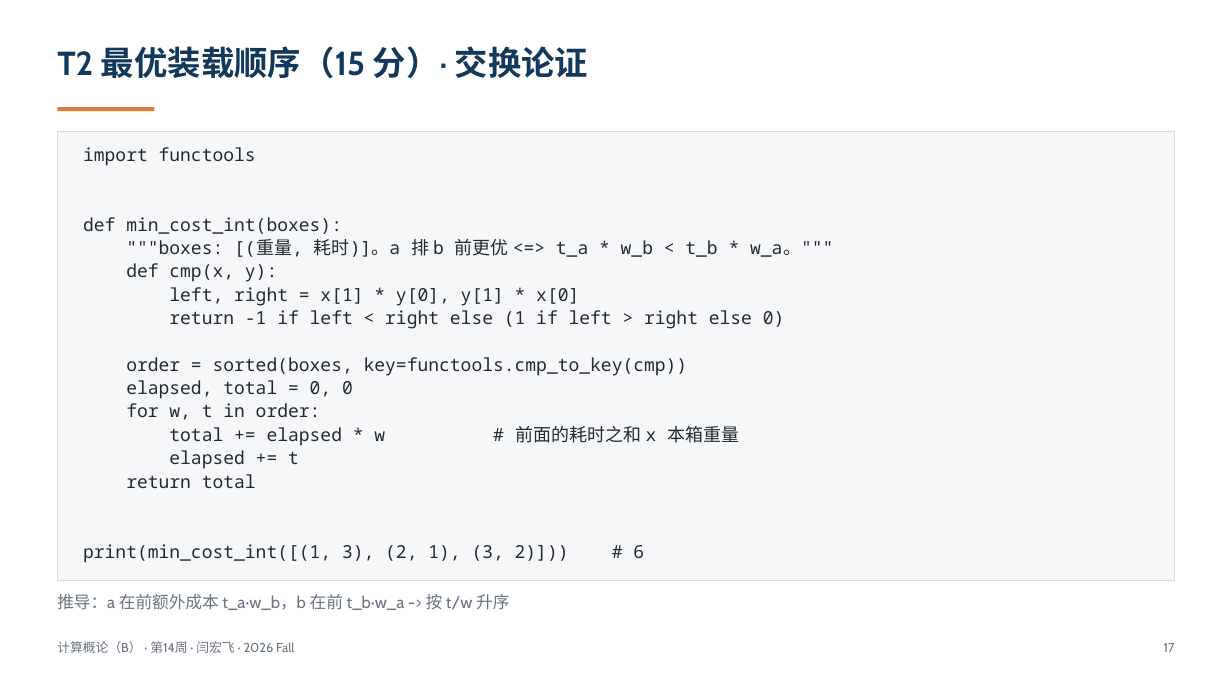
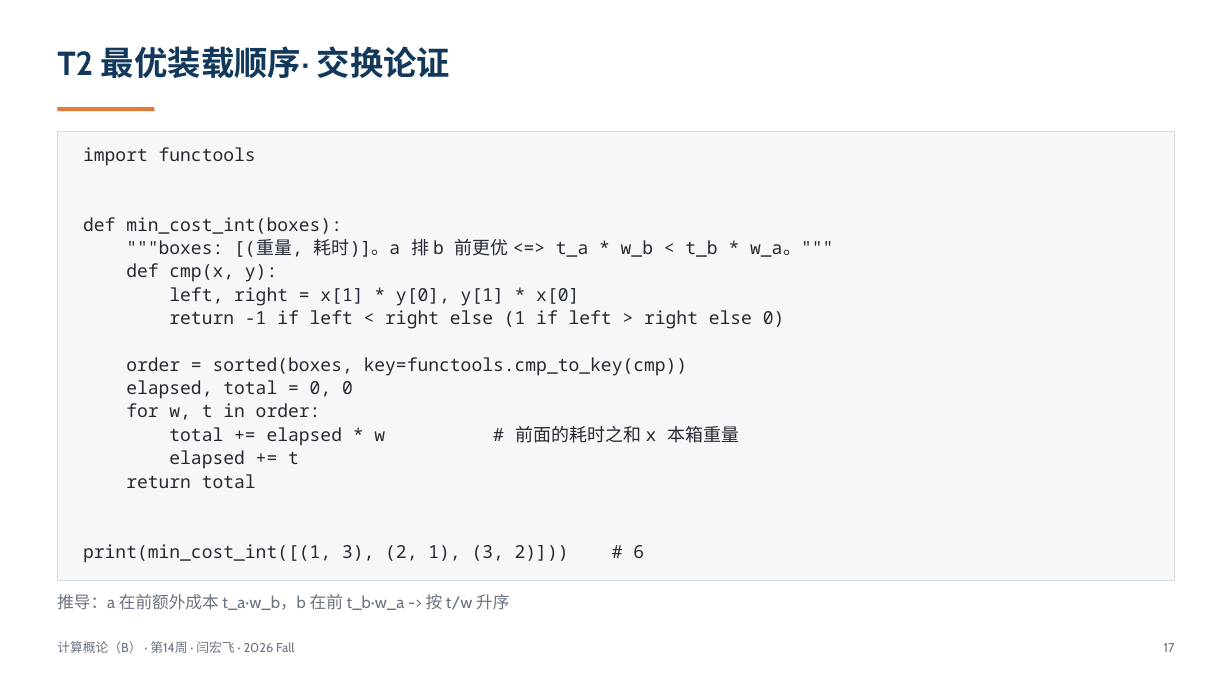
Before and after one commit to GMyhf/2026fall-cs101, a slide deck: slide 17 of courseware/202612_ADS_W14_AI_Literacy_Exam_Recap.pptx. Drawn at 1232x693 pixels with LibreOffice and Linux fonts; fonts in the diff are those of the drawing. Boxes give left, top, right and bottom in pixels: in the first picture for what was removed or moved away, otherwise in the second. Text is boxed around its words. In the diff, an @@ line names an element or a change of style, - is before the commit and + after.

```diff
--- a/courseware/202612_ADS_W14_AI_Literacy_Exam_Recap.pptx
+++ b/courseware/202612_ADS_W14_AI_Literacy_Exam_Recap.pptx
@@ text at (x1=57, y1=46, x2=450, y2=78): text changed @@
-T2 最优装载顺序（15 分）· 交换论证
+T2 最优装载顺序· 交换论证
```
Also in this commit, not shown: 6 other slides changed, 1 other file.
